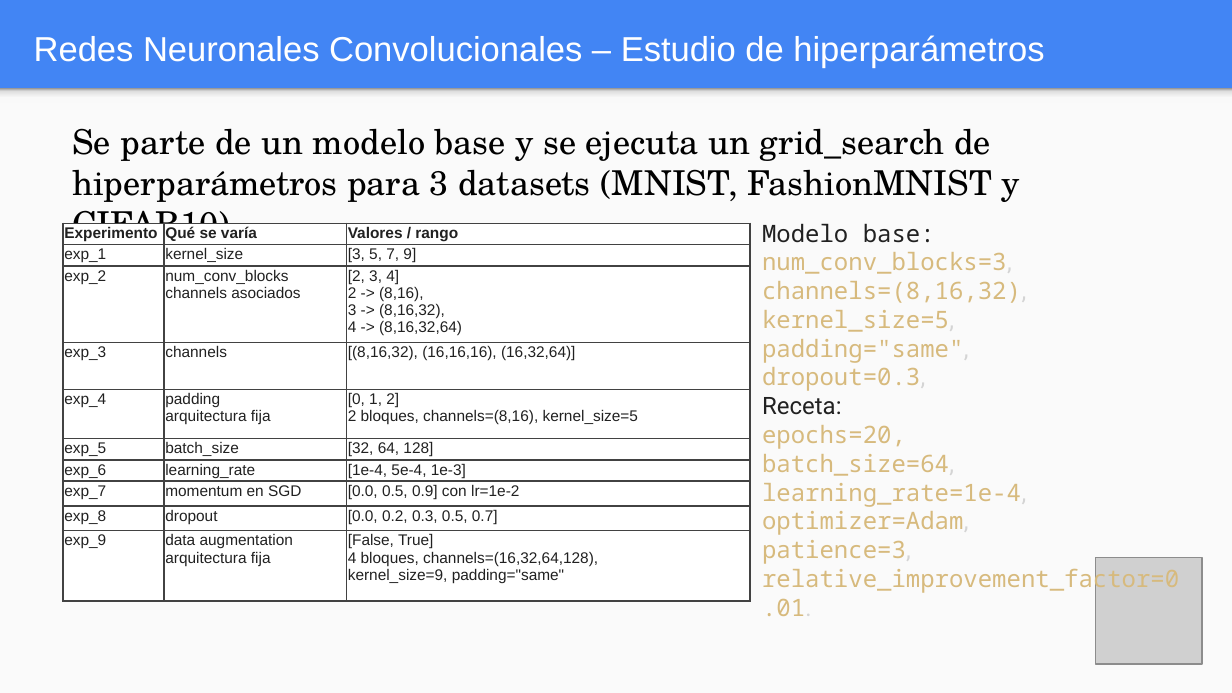
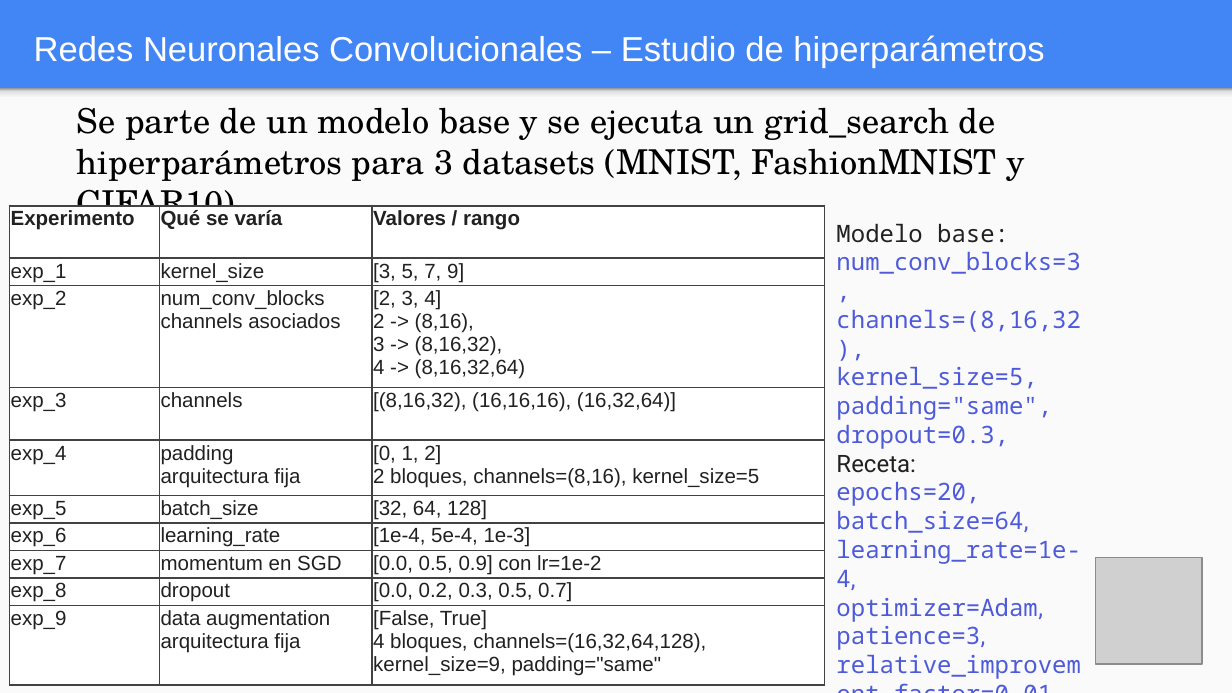
Before and after one commit to FIUBA-Posgrado-Inteligencia-Artificial/aprendizaje_profundo, a slide deck: slide 39 of clase_5/teoria/Clase_5.pptx. Drawn at 1232x693 pixels with LibreOffice and Linux fonts; fonts in the diff are those of the drawing; grey boxes stand for pictures. Boxes give left, top, right and bottom in pixels: in the first picture for what was removed or moved away, otherwise in the second. Text is boxed around its words. In the diff, an @@ line names an element or a change of style, - is before the commit and + after.

```diff
--- a/clase_5/teoria/Clase_5.pptx
+++ b/clase_5/teoria/Clase_5.pptx
@@ text "Se parte de un modelo ...": place and size @@
-text "Se parte de un modelo ..." at bbox=[72, 128, 1020, 202]
+text "Se parte de un modelo ..." at bbox=[77, 107, 1024, 181]
@@ table at bbox=[10, 206, 825, 685] @@
@@ size 9 to 12 pt @@
@@ table: place and size @@
-table at bbox=[63, 223, 749, 600]
+table at bbox=[10, 206, 825, 685]
@@ text "Modelo base:": place and size @@
-text "Modelo base:" at bbox=[762, 223, 1179, 616]
+text "Modelo base:" at bbox=[836, 223, 1080, 679]
@@ text at bbox=[836, 252, 1080, 679]: font Roboto to Noto Sans Mono in "num_conv_blocks=3,", "channels=(8,16,32),", "kernel_size=5,", "padding="same"," and 1 more places; text colour #D7BA7D to #4D5ADA in "num_conv_blocks=3,", "channels=(8,16,32),", "kernel_size=5,", "padding="same"," and 7 more places; text colour #D4D4D4 to #4D5ADA in "num_conv_blocks=3,", "channels=(8,16,32),", "kernel_size=5,", "padding="same"," and 6 more places @@
```
Also in this commit, not shown: 16 other slides changed, 1 slide added, 1 slide removed, 1 other file.
